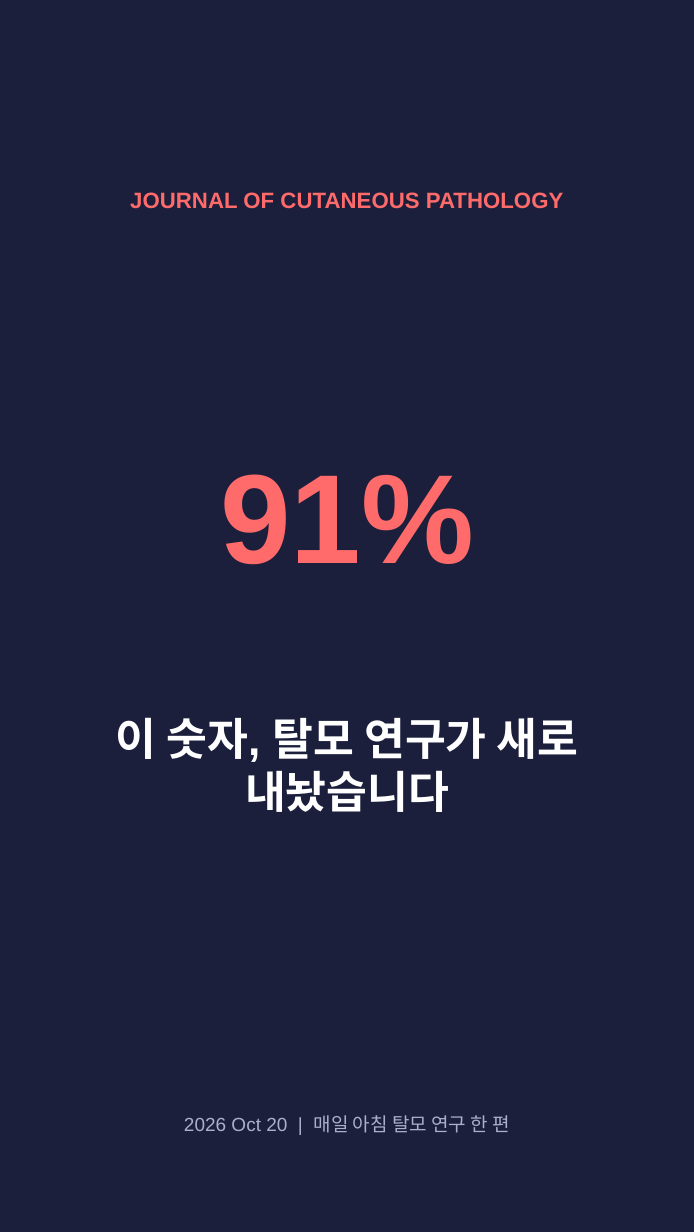
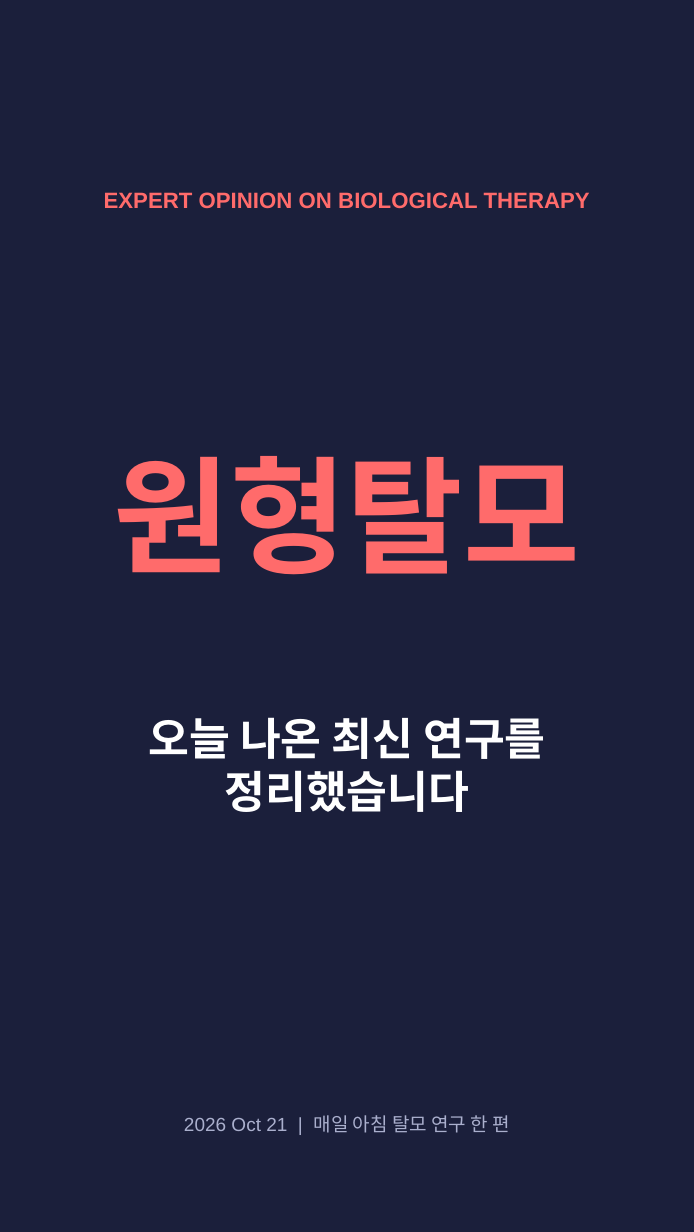
Before and after one commit to hyokang2010-BJ-ANTH/product-builder-test, a slide deck: slide 1 of pwa/data/latest/slides.pptx. Drawn at 694x1232 pixels with LibreOffice and Linux fonts; fonts in the diff are those of the drawing. Boxes give left, top, right and bottom in pixels: in the first picture for what was removed or moved away, otherwise in the second. Text is boxed around its words. In the diff, an @@ line names an element or a change of style, - is before the commit and + after.

```diff
--- a/pwa/data/latest/slides.pptx
+++ b/pwa/data/latest/slides.pptx
@@ text at (104,192,590,209): text changed @@
-JOURNAL OF CUTANEOUS PATHOLOGY
+EXPERT OPINION ON BIOLOGICAL THERAPY
@@ text at (114,456,581,575): text changed @@
-91%
+원형탈모
@@ text at (148,717,545,812): text changed @@
-이 숫자, 탈모 연구가 새로 내놨습니다
+오늘 나온 최신 연구를 정리했습니다
@@ text at (184,1115,509,1133): text changed @@
-2026 Oct 20 | 매일 아침 탈모 연구 한 편
+2026 Oct 21 | 매일 아침 탈모 연구 한 편
```
Also in this commit, not shown: 1 other slide changed, 4 slides added, 5 slides removed, 26 other files.
